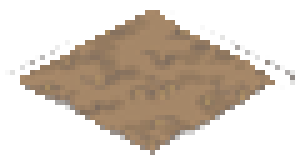
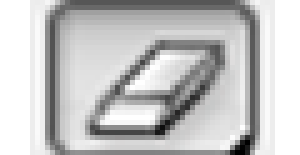
Layer changes from the first 300 × 155 image to the second:
painted on "Layer 1" over [5, 0, 290, 155]
painted on "Layer 0" over [5, 5, 295, 155]
